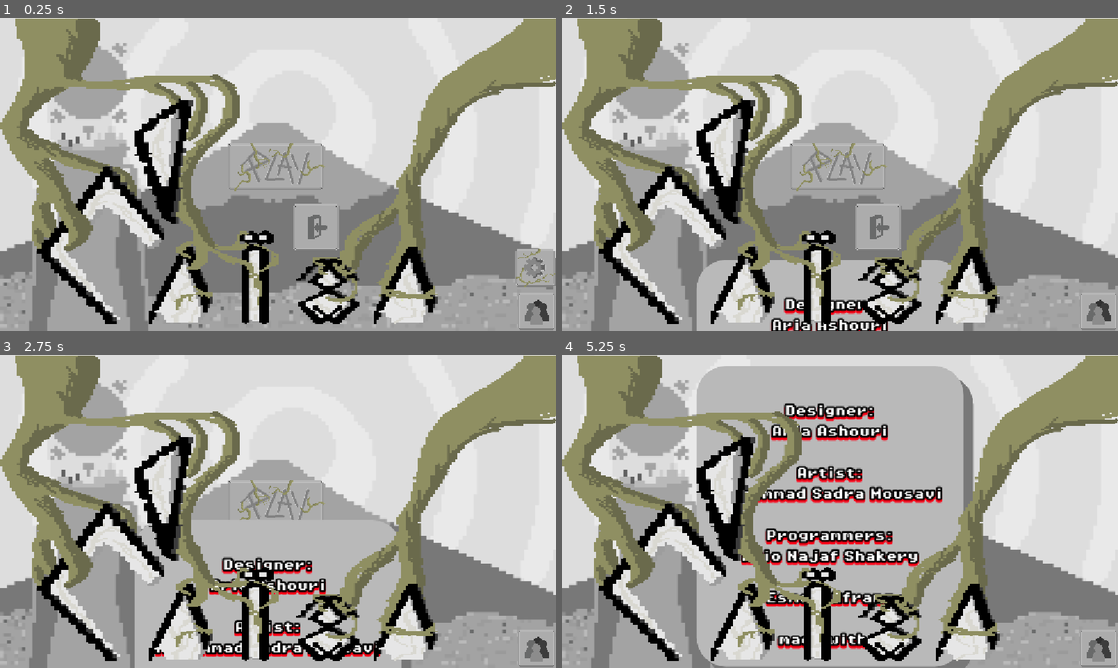
Above: before the commit, frames 1-4 (two rows, left to right).
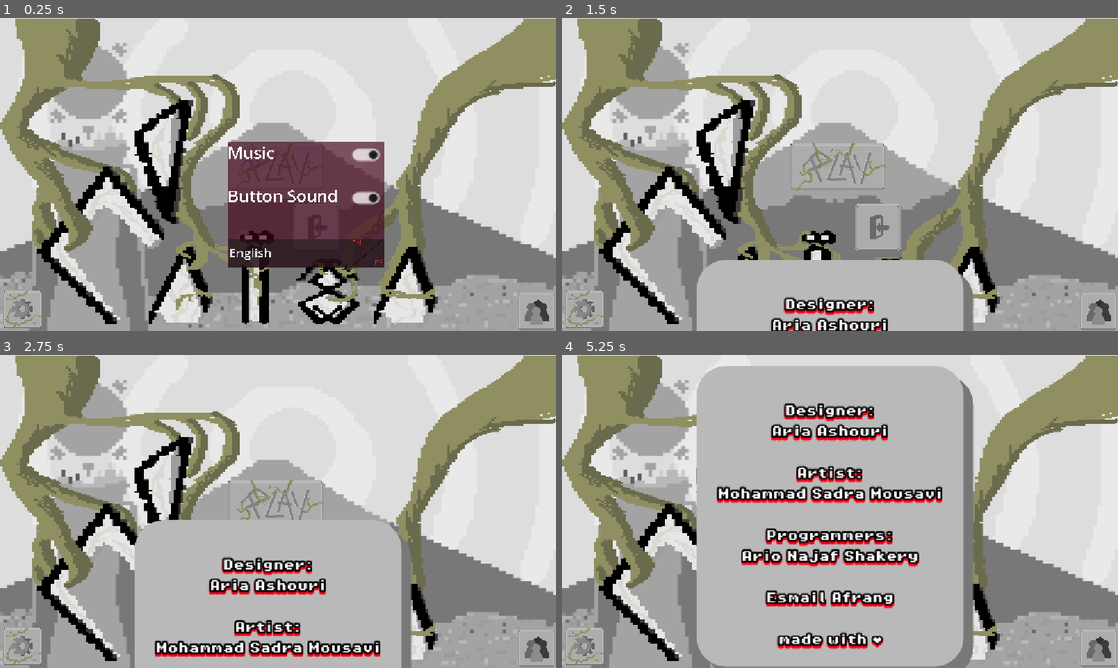
Above: after the commit, the same moments.

Repository: Caiisa-Games/caiisa
Game: Godot game, scene res://scenes/main_menu.tscn
The game is run twice, just before and just after one commit, with the same random seed, the same clock (stepped at 60 frames per second) and the same inputs.
Inputs (mouse positions are in pixels of both pictures, inside the frame that each line leads up to):
- Up to frame 1 (0.25 s): no input
- Up to frame 2 (1.5 s): click (1095, 312) at 0.5 s; move the mouse to (962, 158) at 1.27 s; click (962, 158) at 1.42 s
- Up to frame 3 (2.75 s): move the mouse to (166, 527) at 2.02 s; click (166, 527) at 2.17 s
- Up to frame 4 (5.25 s): move the mouse to (895, 442) at 2.77 s; click (895, 442) at 2.92 s; move the mouse to (812, 574) at 3.52 s; click (812, 574) at 3.67 s; move the mouse to (1006, 558) at 4.27 s; click (1006, 558) at 4.42 s; move the mouse to (673, 464) at 5.02 s; click (673, 464) at 5.17 s

The runs differ from the first frame. In frame 1, 12% of the frame differs, in the area x 0-100%, y 39-100%; in frame 2, 5.5%; in frame 3, 9.1%; in frame 4, 13%, in the area x 0-75%, y 18-100%.

Commit message:
add sound

Diff:
--- a/pieces/piece1.tres
+++ b/pieces/piece1.tres
@@ -7,4 +7,7 @@
 script = ExtResource("1_omffe")
 name = "King"
 texture = ExtResource("2_rct86")
+knockback = 200.0
+power = 200.0
+defense = 200.0
 metadata/_custom_type_script = "uid://divct8m8b0k67"
--- a/scenes/main_menu.gd
+++ b/scenes/main_menu.gd
@@ -34,7 +34,7 @@
 			$TextureButton.mouse_filter = MOUSE_FILTER_IGNORE
 			$ExitButton.mouse_filter = MOUSE_FILTER_IGNORE
 			$Settings.mouse_filter = MOUSE_FILTER_IGNORE
-			$Settings.get_child(0).visible = false
+			$Settings.get_child(1).visible = false
 			await get_tree().create_timer(10).timeout
 			$TextureButton.mouse_filter = MOUSE_FILTER_PASS
 			$ExitButton.mouse_filter = MOUSE_FILTER_PASS
@@ -49,7 +49,7 @@
 			$TextureButton.mouse_filter = MOUSE_FILTER_IGNORE
 			$ExitButton.mouse_filter = MOUSE_FILTER_IGNORE
 			$Settings.mouse_filter = MOUSE_FILTER_IGNORE
-			$Settings.get_child(0).visible = false
+			$Settings.get_child(1).visible = false
 			await get_tree().create_timer(10).timeout
 			$TextureButton.mouse_filter = MOUSE_FILTER_PASS
 			$ExitButton.mouse_filter = MOUSE_FILTER_PASS
--- a/scenes/main_menu.tscn
+++ b/scenes/main_menu.tscn
@@ -341,6 +341,13 @@
 grow_vertical = 2
 scale = Vector2(0.09967807, 0.09260933)
 
+[node name="CaissaVined" type="Sprite2D" parent="TextureButton"]
+position = Vector2(1002.76025, 658.6809)
+scale = Vector2(5.0821567, 3.248331)
+texture = ExtResource("21_gw5y6")
+region_enabled = true
+region_rect = Rect2(265.66895, 0, 2294.331, 2120.6736)
+
 [node name="AnimatedSprite2D" type="AnimatedSprite2D" parent="TextureButton"]
 position = Vector2(988.18066, 529.105)
 scale = Vector2(1.039644, 1.094027)
@@ -427,17 +434,10 @@
 
 [node name="Settings" parent="." instance=ExtResource("20_8egab")]
 layout_mode = 0
-offset_left = 1062.0
-offset_top = 475.0
-offset_right = 2074.0
-offset_bottom = 1471.0
-
-[node name="CaissaVined" type="Sprite2D" parent="."]
-position = Vector2(573.95325, 321)
-scale = Vector2(0.5065796, 0.30082577)
-texture = ExtResource("21_gw5y6")
-region_enabled = true
-region_rect = Rect2(265.66895, 0, 2294.331, 2120.6736)
+offset_left = 1.9999695
+offset_top = 561.0
+offset_right = 1014.0
+offset_bottom = 1557.0002
 
 [connection signal="pressed" from="CreditsButton" to="." method="_on_credits_button_pressed"]
 [connection signal="pressed" from="ExitButton" to="." method="_on_exit_button_pressed"]
--- a/scenes/settings.gd
+++ b/scenes/settings.gd
@@ -31,14 +31,19 @@
 
 func _on_option_button_item_selected(index: int) -> void:
 	if index == 0:
+		$"../Label".visible = true
 		$ColorRectf/VBoxContainer.visible = true
 		$ColorRectf/VBoxContainer2.visible = false
-		$"../Label".visible = false
-	elif index == 1:
+		var g = load("res://assets/sound/روشن کردن (Toggle) ستینگ.mp3")
+		$AudioStreamPlayer2D.stream = g
+		$AudioStreamPlayer2D.play()
+	elif index == 1 :
 		$"../Label".visible = true
 		$ColorRectf/VBoxContainer.visible = false
 		$ColorRectf/VBoxContainer2.visible = true
-
+		var g = load("res://assets/sound/روشن کردن (Toggle) ستینگ.mp3")
+		$AudioStreamPlayer2D.stream = g
+		$AudioStreamPlayer2D.play()
 
 func _on_mouse_entered() -> void:
 	$AnimatedSprite2D.play("animation_setting")
@@ -56,3 +61,36 @@
 		var f = load("res://assets/sound/خاموش کردن (Toggle) ستینگ.mp3")
 		$AudioStreamPlayer2D.stream = f
 		$AudioStreamPlayer2D.play()
+
+
+func _on_check_button_2_pressed() -> void:
+	if $ColorRectf/VBoxContainer/Label2/CheckButton2.button_pressed == true:
+		var g = load("res://assets/sound/روشن کردن (Toggle) ستینگ.mp3")
+		$AudioStreamPlayer2D.stream = g
+		$AudioStreamPlayer2D.play()
+	else:
+		var f = load("res://assets/sound/خاموش کردن (Toggle) ستینگ.mp3")
+		$AudioStreamPlayer2D.stream = f
+		$AudioStreamPlayer2D.play()
+
+
+func _on_check_button_4_pressed() -> void:
+	if $ColorRectf/VBoxContainer2/Label4/CheckButton4.button_pressed == true:
+		var g = load("res://assets/sound/روشن کردن (Toggle) ستینگ.mp3")
+		$AudioStreamPlayer2D.stream = g
+		$AudioStreamPlayer2D.play()
+	else:
+		var f = load("res://assets/sound/خاموش کردن (Toggle) ستینگ.mp3")
+		$AudioStreamPlayer2D.stream = f
+		$AudioStreamPlayer2D.play()
+
+
+func _on_check_button_5_pressed() -> void:
+	if $ColorRectf/VBoxContainer2/Label5/CheckButton5.button_pressed == true:
+		var g = load("res://assets/sound/روشن کردن (Toggle) ستینگ.mp3")
+		$AudioStreamPlayer2D.stream = g
+		$AudioStreamPlayer2D.play()
+	else:
+		var f = load("res://assets/sound/خاموش کردن (Toggle) ستینگ.mp3")
+		$AudioStreamPlayer2D.stream = f
+		$AudioStreamPlayer2D.play()
--- a/scenes/settings.tscn
+++ b/scenes/settings.tscn
@@ -196,27 +196,31 @@
 "speed": 5.0
 }]
 
+[sub_resource type="Theme" id="Theme_oe2nd"]
+
 [sub_resource type="Theme" id="Theme_6wm04"]
 default_font_size = 300
 
 [node name="Settings" type="Button"]
-offset_right = 1036.2645
-offset_bottom = 996.0
+offset_left = 4.0
+offset_top = 304.0
+offset_right = 1040.2645
+offset_bottom = 1300.0
 scale = Vector2(0.08588541, 0.08147608)
 flat = true
 script = ExtResource("2_r6d6q")
 
 [node name="AnimatedSprite2D" type="AnimatedSprite2D" parent="."]
-position = Vector2(547.2412, 527.7622)
+position = Vector2(523.9541, 527.7622)
 sprite_frames = SubResource("SpriteFrames_8vrx8")
 
 [node name="ColorRectf" type="ColorRect" parent="."]
-visible = false
-layout_mode = 0
-offset_left = 1443.7852
-offset_top = 36.820618
-offset_right = 5216.2534
-offset_bottom = 3240.2148
+layout_mode = 0
+offset_left = 5472.408
+offset_top = -3743.43
+offset_right = 9244.877
+offset_bottom = -540.03564
+theme = SubResource("Theme_oe2nd")
 color = Color(0.2513674, 0, 0.09910139, 0.6509804)
 
 [node name="VBoxContainer" type="VBoxContainer" parent="ColorRectf"]
@@ -314,4 +318,7 @@
 [connection signal="mouse_exited" from="." to="." method="_on_mouse_exited"]
 [connection signal="pressed" from="." to="." method="_on_pressed"]
 [connection signal="pressed" from="ColorRectf/VBoxContainer/Label/CheckButton3" to="." method="_on_check_button_3_pressed"]
+[connection signal="pressed" from="ColorRectf/VBoxContainer/Label2/CheckButton2" to="." method="_on_check_button_2_pressed"]
+[connection signal="pressed" from="ColorRectf/VBoxContainer2/Label4/CheckButton4" to="." method="_on_check_button_4_pressed"]
+[connection signal="pressed" from="ColorRectf/VBoxContainer2/Label5/CheckButton5" to="." method="_on_check_button_5_pressed"]
 [connection signal="item_selected" from="ColorRectf/OptionButton" to="." method="_on_option_button_item_selected"]
--- a/scripts/piece_data.gd
+++ b/scripts/piece_data.gd
@@ -9,6 +9,7 @@
 @export var texture: Texture2D
 @export var collision_shape: Shape2D
 
+
 @export_group("Stats")
 @export var knockback: float = 1.0
 @export var power: float = 1.0
Not shown: 1 places in scenes/settings.tscn that only renumber resources
